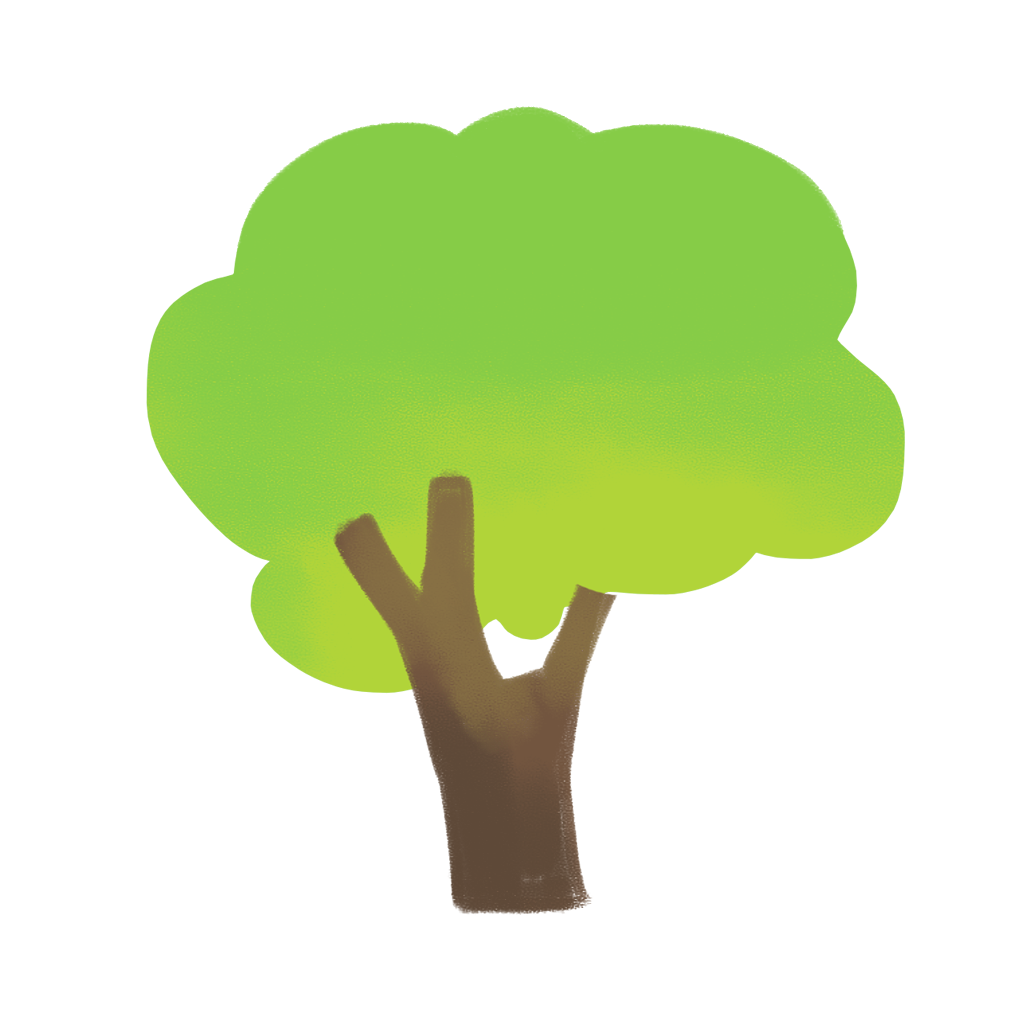
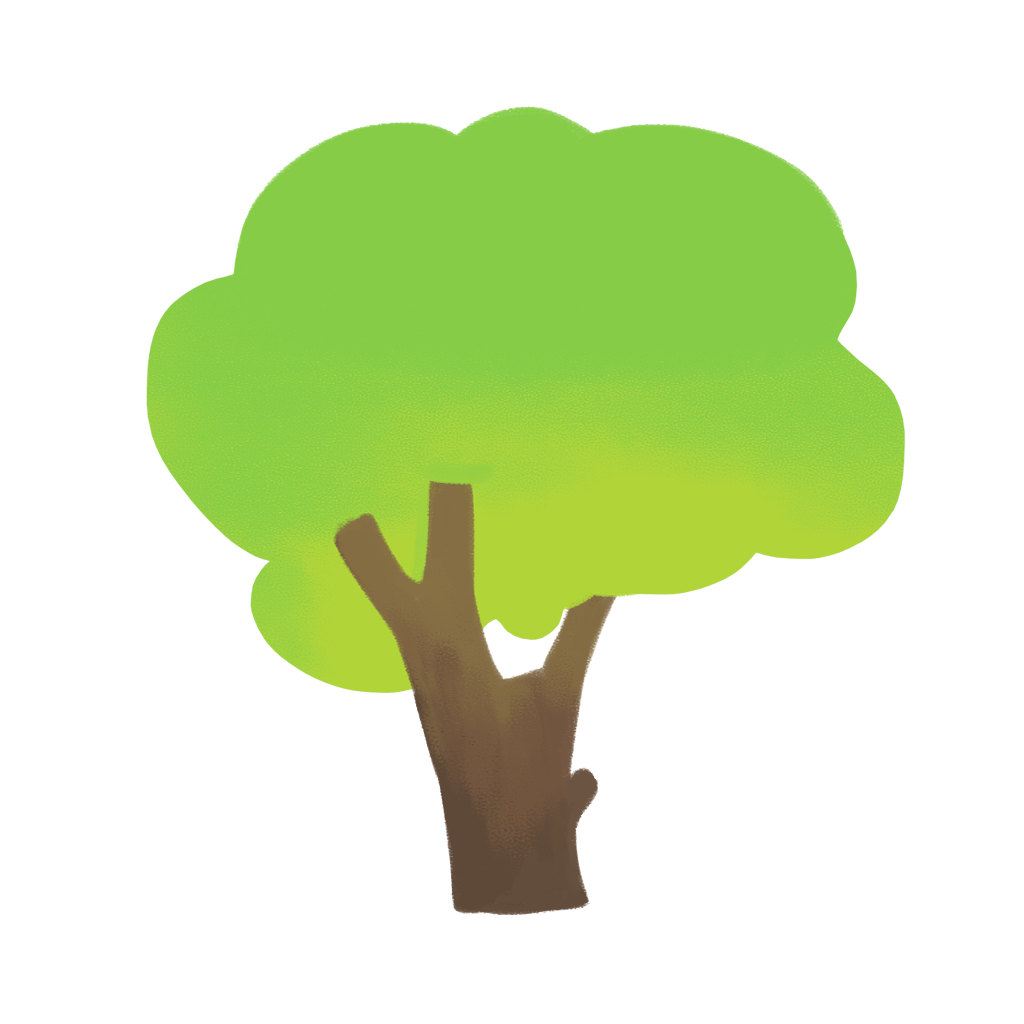
Layer changes from the first 1024×1024 image to the second:
painted on "Layer 1" over [335, 452, 643, 915]
